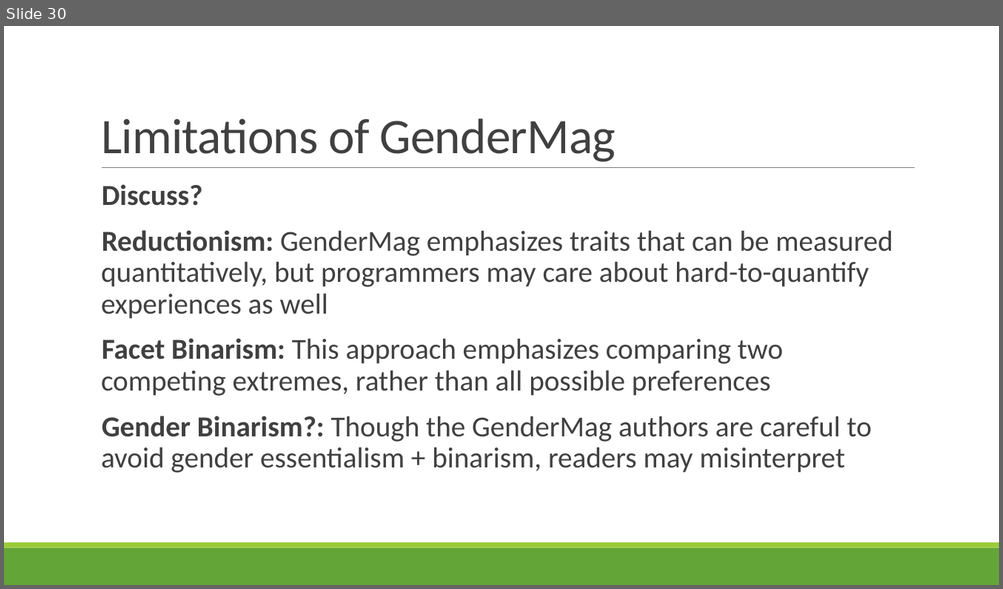
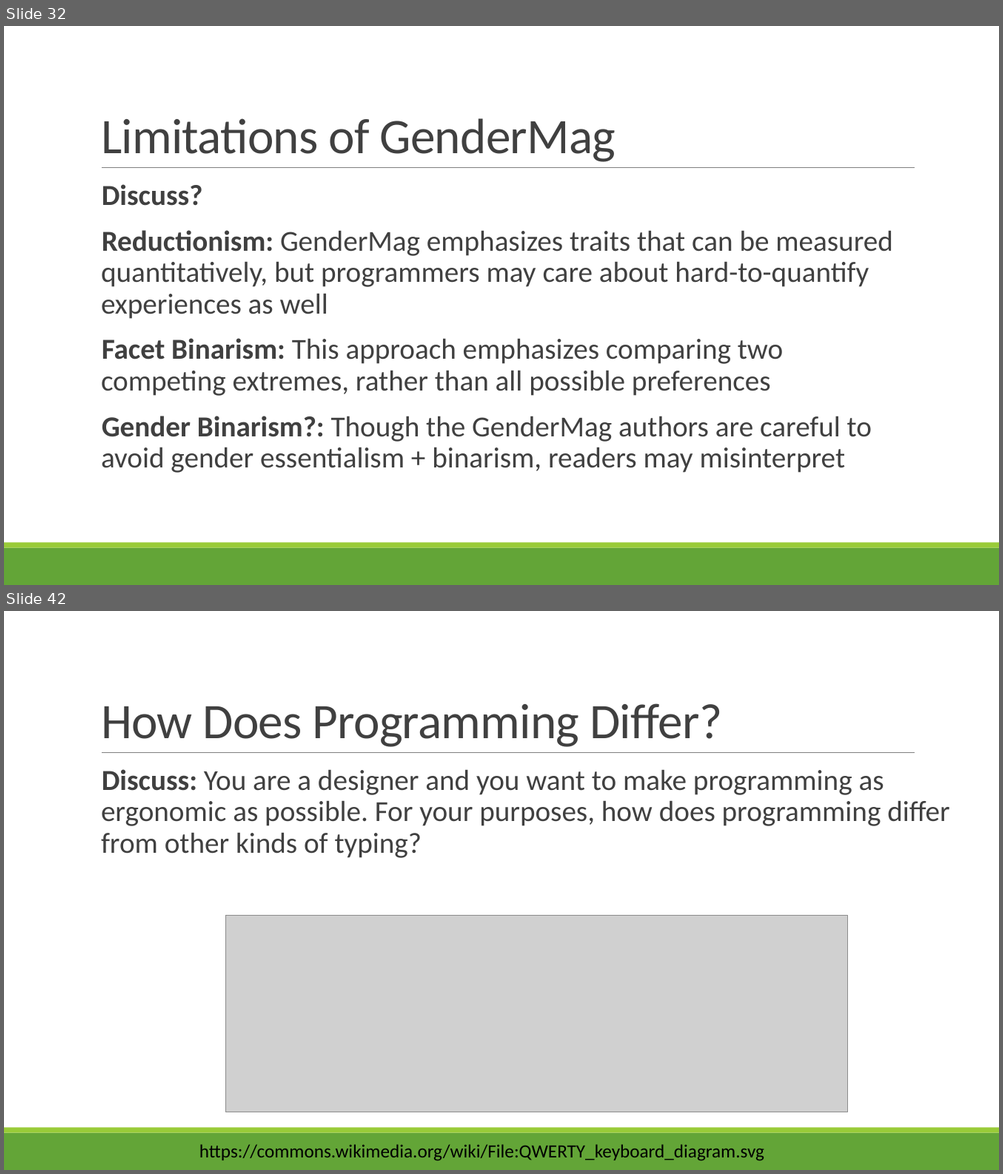
Before and after one commit to rbohrer/pl-course, a slide deck: LectureSlides/10GenderDisability.pptx. Shown one above the other, each under a label of ours: slide 30 before the commit, slides 32 and 42 after it; the slides between them are not shown. The pictures are 1003x589 and 1003x1174 pixels, drawn with LibreOffice and Linux fonts; fonts in the diff are those of the drawing; grey boxes stand for pictures. Boxes give left, top, right and bottom in pixels: in the first picture for what was removed or moved away, otherwise in the second. Text is boxed around its words. In the diff, an @@ line names an element or a change of style, - is before the commit and + after.

```diff
--- a/LectureSlides/10GenderDisability.pptx
+++ b/LectureSlides/10GenderDisability.pptx
@@ slide 42 added at box(4, 611, 999, 1170), background #FFFFFF; not listed: 3 template elements that a slide beside it also shows @@
@@ title added at box(101, 703, 722, 747), 48 pt, text #404040 @@
+How Does Programming Differ?
@@ text added at box(101, 769, 950, 858), 28 pt, text #404040 @@
+  Discuss: You are a designer and you want to make programming as ergonomic as possible. For your purposes, how does programming differ from other kinds of typing?
@@ picture added at box(225, 915, 847, 1113) @@
@@ text added at box(199, 1145, 764, 1162), 18 pt, text #000000 @@
+https://commons.wikimedia.org/wiki/File:QWERTY_keyboard_diagram.svg
@@ what was slide 30 is now slide 32 @@
```
Also in this commit, not shown: 3 slides changed, 19 other slides added, 1 slide removed.
